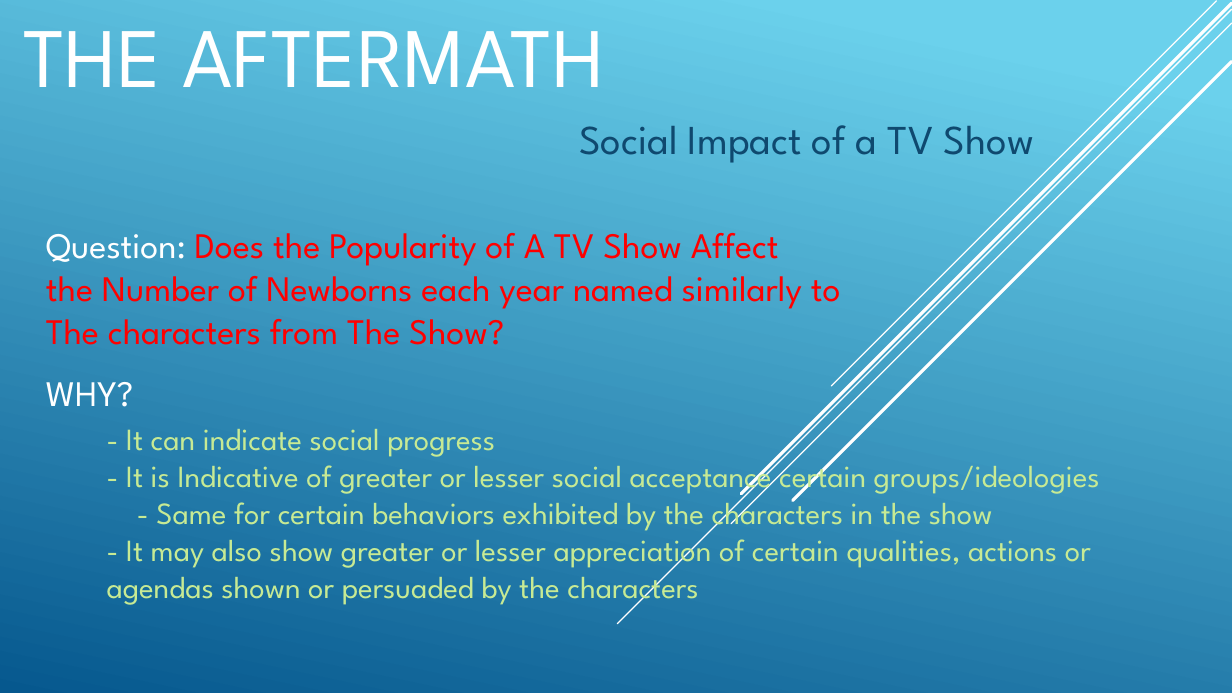
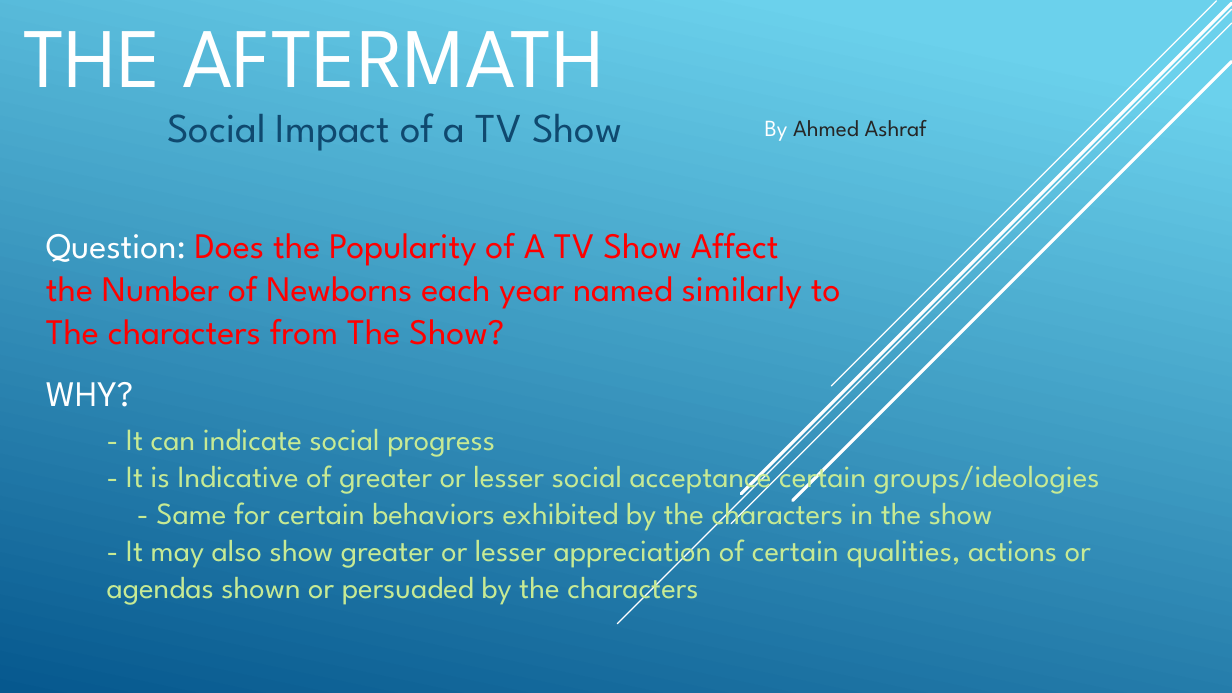
Before and after one commit to ahmedaliashraf/TV_Show_Project, a slide deck: slide 1 of Project Presentation-The Aftermath.pptx. Drawn at 1232x693 pixels with LibreOffice and Linux fonts; fonts in the diff are those of the drawing. Boxes give left, top, right and bottom in pixels: in the first picture for what was removed or moved away, otherwise in the second. Text is boxed around its words. In the diff, an @@ line names an element or a change of style, - is before the commit and + after.

Commit message:
Presentation updated and .pdf slide added.

```diff
--- a/Project Presentation-The Aftermath.pptx
+++ b/Project Presentation-The Aftermath.pptx
@@ subtitle "Social Impact of a TV ..." moved from (x1=579, y1=125, x2=1034, y2=163) to (x1=167, y1=113, x2=622, y2=151) @@
@@ text added at (x1=765, y1=120, x2=927, y2=141), 18 pt, text #262626 @@
+By Ahmed Ashraf
```
Also in this commit, not shown: 1 slide added, 1 slide removed, 2 other files.
